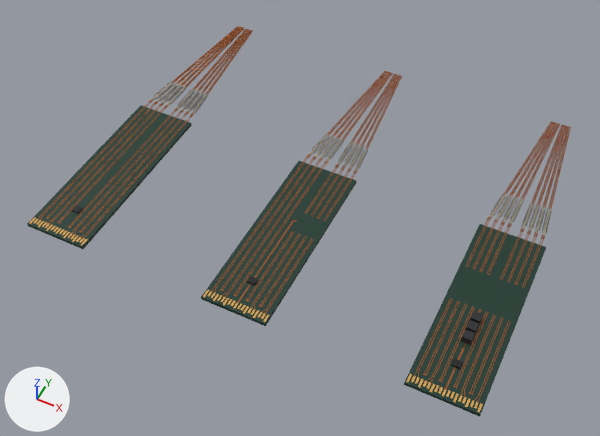
Two versions of the glTF model tools/blender/references/copper-internals.glb, one commit apart.
Before and after are seen from a 50 mm lens placed at (0.0578, -0.1103, 0.1514), pointed at (-0.0018, 0.0089, 0.0025). Lighting does not change. The marker at lower left points along +X, +Y and +Z. The first picture is the older version. Where no turn or scale is listed for an object, it has been applied to the vertices. Vertices at exactly the same position are counted once.

Before the edit, the objects in view are built like this:
```python
me_mesh_4 = bpy.data.meshes.new('Mesh_4')
me_mesh_4.from_pydata(...)  # 912 vertices, 1368 faces; spans x -0.0534..0.0534, y -0.0257..-0.0237, z 0.0086..0.0094
me_mesh_4.materials.append(mat_gold_contact_pads)  # orange #ffc56e
me_mesh_5 = bpy.data.meshes.new('Mesh_5')
me_mesh_5.from_pydata(...)  # 3528 vertices, 6084 faces; spans x -0.0526..0.0526, y -0.024..0.062, z 0.0086..0.0096
me_mesh_5.materials.append(mat_physical_5)  # orange #c4794a
me_mesh_6 = bpy.data.meshes.new('Mesh_6')
me_mesh_6.from_pydata(...)  # 864 vertices, 1536 faces; spans x -0.0526..0.0526, y 0.023..0.0316, z 0.0091..0.0096
me_mesh_6.materials.append(mat_physical_6)  # light grey #d5decc
me_mesh_7 = bpy.data.meshes.new('Mesh_7')
me_mesh_7.from_pydata(...)  # 528 vertices, 480 faces; spans x -0.0526..0.0526, y 0.0243..0.0313, z 0.0088..0.0097
me_mesh_7.materials.append(mat_physical_7)  # grey #8a919c
ob_reference_copper_internals_0004 = bpy.data.objects.new('REFERENCE_copper-internals_0004', me_mesh_4)
ob_reference_copper_internals_0004.location = (0.0, 0.0, 0.0)
ob_reference_copper_internals_0005 = bpy.data.objects.new('REFERENCE_copper-internals_0005', me_mesh_5)
ob_reference_copper_internals_0005.location = (0.0, 0.0, 0.0)
ob_reference_copper_internals_0006 = bpy.data.objects.new('REFERENCE_copper-internals_0006', me_mesh_6)
ob_reference_copper_internals_0006.location = (0.0, 0.0, 0.0)
ob_reference_copper_internals_0007 = bpy.data.objects.new('REFERENCE_copper-internals_0007', me_mesh_7)
ob_reference_copper_internals_0007.location = (0.0, 0.0, 0.0)
# also in view: 'REFERENCE_copper-internals_0000' at (0.0, -0.003, 0.009)
```
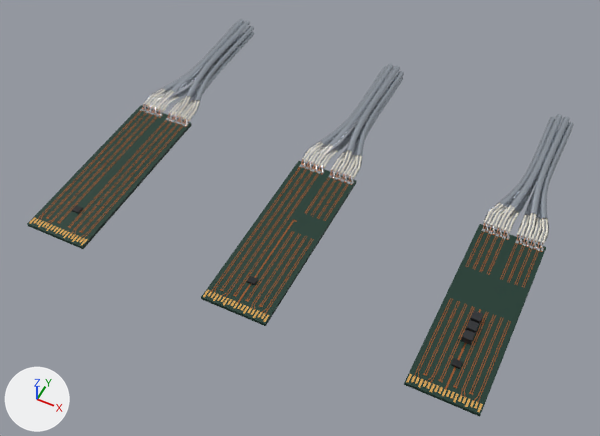
Location of each change, (x1, y1, x2, y2) in pixels of the pictures (600 x 436 px; the box of a moved part takes in the faces that stretch with it):
'REFERENCE_copper-internals_0005', reshaped (22% shorter): before (38, 26, 571, 403); after (38, 111, 543, 403)
'REFERENCE_copper-internals_0010', added: after (145, 19, 574, 241)
'REFERENCE_copper-internals_0008', added: after (143, 88, 548, 245)
'REFERENCE_copper-internals_0006', reshaped: before (151, 82, 551, 236); after (142, 105, 543, 248)
'REFERENCE_copper-internals_0007', reshaped: before (154, 83, 552, 232); after (140, 109, 544, 251)
'REFERENCE_copper-internals_0009', added: after (145, 89, 546, 249)
part 1 of me_mesh_5, deleted: before (149, 26, 571, 239)
part 2 of me_mesh_5, moved or reshaped: before (466, 220, 544, 287); after (466, 232, 539, 287)
part 3 of me_mesh_6, deleted: before (168, 87, 544, 233)
part 4 of me_mesh_6, built on: before (309, 134, 368, 171); after (301, 160, 351, 182)
part 5 of me_mesh_6, built on: before (489, 194, 551, 236); after (483, 223, 543, 248)
part 6 of me_mesh_6, built on: before (151, 82, 208, 114); after (142, 105, 189, 124)
part 7 of me_mesh_7, deleted: before (154, 83, 173, 99)
part 8 of me_mesh_7, deleted: before (169, 87, 186, 104)
part 9 of me_mesh_7, deleted: before (178, 90, 195, 107)
part 10 of me_mesh_7, deleted: before (193, 95, 208, 113)
part 11 of me_mesh_7, built on: before (491, 194, 552, 232); after (482, 228, 544, 251)
part 12 of me_mesh_7, built on: before (311, 135, 368, 168); after (305, 167, 354, 184)
part 13 of me_mesh_7, deleted: before (159, 84, 203, 111)

Edits to the bpy script that builds the scene:
```text
Change me_mesh_5:
    remove me_mesh_5.from_pydata(...)  # 3528 vertices, 6084 faces; spans x -0.0526..0.0526, y -0.024..0.062, z 0.0086..0.0096
    add me_mesh_5.from_pydata(...)  # 3144 vertices, 5412 faces; spans x -0.0526..0.0533, y -0.024..0.0194, z 0.0086..0.0094
    me_mesh_5 part 1: 48 loose pieces with 576 vertices, spanning x -0.0526..0.0526, y 0.022..0.062, z 0.0089..0.0096, are deleted
    me_mesh_5 part 2: 64 vertices moved from x 0.0394..0.0526, y 0.022, z 0.0094 to x 0.0394..0.0526, y 0.0186, z 0.0094
    other edits to the shape of me_mesh_5 do not show in these pictures
Change me_mesh_6:
    remove me_mesh_6.from_pydata(...)  # 864 vertices, 1536 faces; spans x -0.0526..0.0526, y 0.023..0.0316, z 0.0091..0.0096
    remove me_mesh_6.materials.append(mat_physical_6)  # light grey #d5decc
    add me_mesh_6.from_pydata(...)  # 3312 vertices, 5952 faces; spans x -0.0528..0.0528, y 0.0188..0.062, z 0.0065..0.0114
    me_mesh_6 part 3: 8 loose pieces with 144 vertices, spanning x -0.0475..0.0506, y 0.023..0.0316, z 0.0091..0.0096, are deleted
    me_mesh_6 part 4: 252 vertices removed from x -0.0066..0.0066, y 0.023..0.0316, z 0.0091..0.0096; 1104 vertices added at x -0.0068..0.0068, y 0.0188..0.062, z 0.0065..0.0114
    me_mesh_6 part 5: 252 vertices removed from x 0.0394..0.0526, y 0.023..0.0316, z 0.0091..0.0096; 1104 vertices added at x 0.0392..0.0528, y 0.0188..0.062, z 0.0065..0.0114
    me_mesh_6 part 6: 216 vertices removed from x -0.0526..-0.0394, y 0.023..0.0316, z 0.0091..0.0096; 1104 vertices added at x -0.0528..-0.0392, y 0.0188..0.062, z 0.0065..0.0114
    add me_mesh_6.materials.append(mat_twinax_conductor_copper)  # beige #e0a080
Change me_mesh_7:
    remove me_mesh_7.from_pydata(...)  # 528 vertices, 480 faces; spans x -0.0526..0.0526, y 0.0243..0.0313, z 0.0088..0.0097
    remove me_mesh_7.materials.append(mat_physical_7)  # grey #8a919c
    add me_mesh_7.from_pydata(...)  # 2448 vertices, 4608 faces; spans x -0.0527..0.0533, y 0.018..0.0195, z 0.0093..0.0096
    me_mesh_7 part 7: the loose piece of 22 vertices spanning x -0.0526..-0.0508, y 0.0243..0.0313, z 0.0088..0.0097 is deleted
    me_mesh_7 part 8: the loose piece of 22 vertices spanning x -0.048..-0.0467, y 0.0244..0.0312, z 0.0088..0.0097 is deleted
    me_mesh_7 part 9: the loose piece of 22 vertices spanning x -0.0453..-0.044, y 0.0244..0.0312, z 0.0088..0.0097 is deleted
    me_mesh_7 part 10: the loose piece of 22 vertices spanning x -0.0412..-0.0394, y 0.0243..0.0313, z 0.0088..0.0097 is deleted
    me_mesh_7 part 11: 154 vertices removed from x 0.0394..0.0526, y 0.0243..0.0313, z 0.0088..0.0097; 816 vertices added at x 0.0393..0.0533, y 0.018..0.0195, z 0.0093..0.0096
    me_mesh_7 part 12: 154 vertices removed from x -0.0066..0.0066, y 0.0243..0.0313, z 0.0088..0.0097; 612 vertices added at x -0.0051..0.0073, y 0.018..0.0195, z 0.0093..0.0096
    me_mesh_7 part 13: 88 vertices removed from x -0.051..-0.041, y 0.0244..0.0312, z 0.0088..0.0097
    other edits to the shape of me_mesh_7 do not show in these pictures
    add me_mesh_7.materials.append(mat_solder_fillet)  # light grey #d9dbde
Add ob_reference_copper_internals_0010:
    ob_reference_copper_internals_0010 = bpy.data.objects.new('REFERENCE_copper-internals_0010', me_mesh_10)  # 5904 vertices, 10368 faces; spans x -0.0532..0.0532, y 0.0211..0.062, z 0.0061..0.012; in mat_twinax_foil_shield (light grey #b4bcc6)
    ob_reference_copper_internals_0010.location = (0.0, 0.0, 0.0)
Add ob_reference_copper_internals_0009:
    ob_reference_copper_internals_0009 = bpy.data.objects.new('REFERENCE_copper-internals_0009', me_mesh_9)  # 1656 vertices, 2976 faces; spans x -0.0524..0.0532, y 0.0188..0.062, z 0.0069..0.0119; in mat_tinned_drain_wire (light grey #c9ccd0)
    ob_reference_copper_internals_0009.location = (0.0, 0.0, 0.0)
Add ob_reference_copper_internals_0008:
    ob_reference_copper_internals_0008 = bpy.data.objects.new('REFERENCE_copper-internals_0008', me_mesh_8)  # 4728 vertices, 9600 faces; spans x -0.053..0.053, y 0.0202..0.062, z 0.0063..0.0116; in mat_twinax_dielectric (white #e9e5d8)
    ob_reference_copper_internals_0008.location = (0.0, 0.0, 0.0)
```
